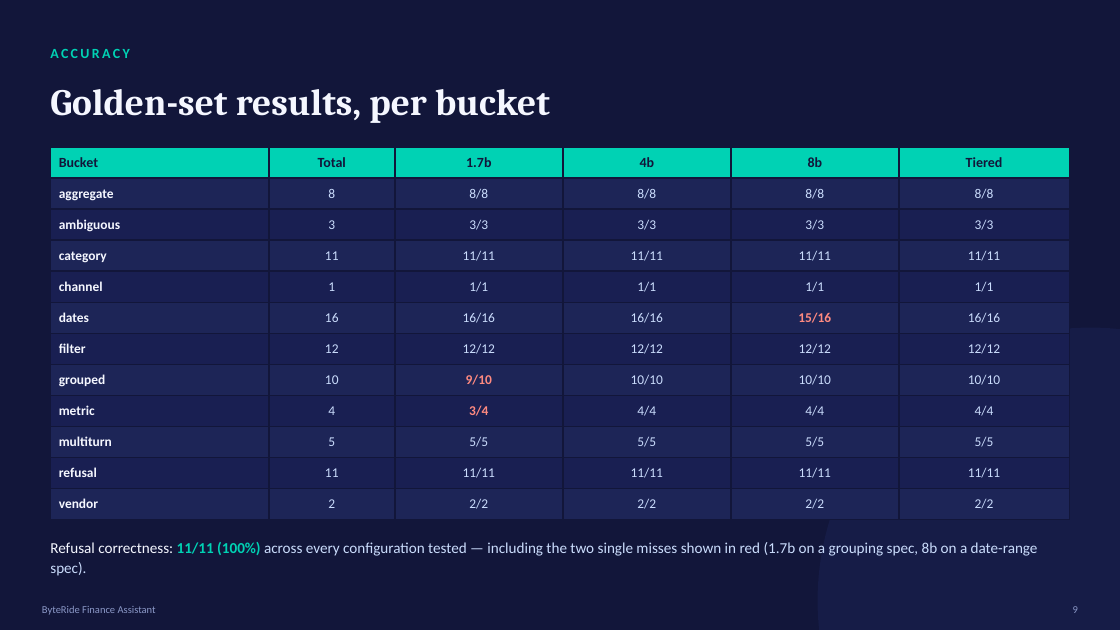
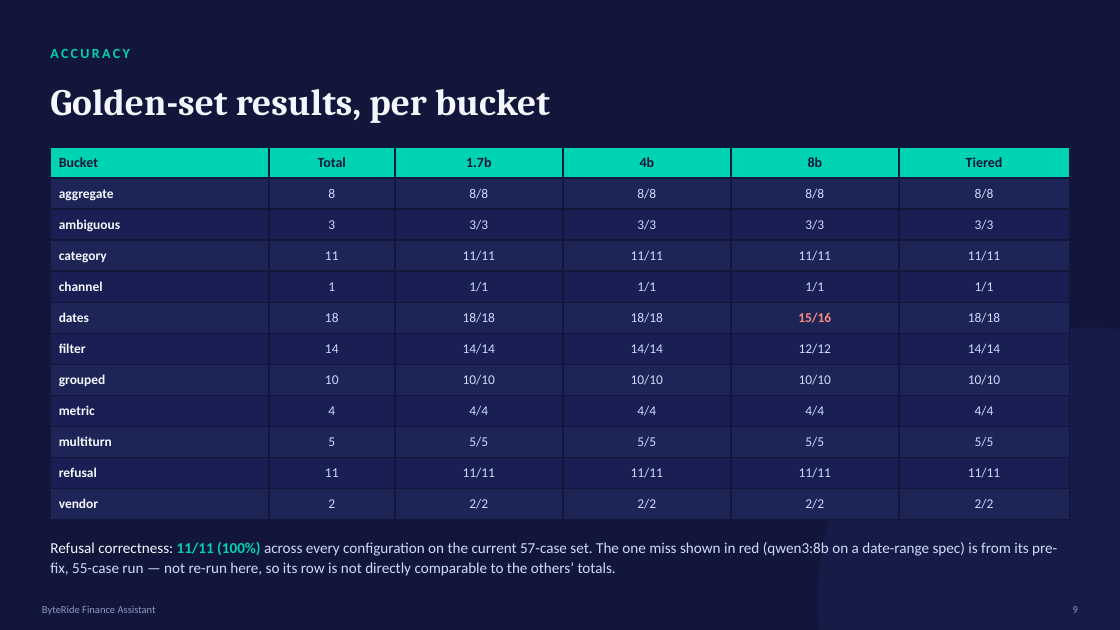
Before and after one commit to Aahan215/ByteRideFinanceAssistant, a slide deck: slide 9 of docs/deck.pptx. Drawn at 1120x630 pixels with LibreOffice and Linux fonts; fonts in the diff are those of the drawing. Boxes give left, top, right and bottom in pixels: in the first picture for what was removed or moved away, otherwise in the second. Text is boxed around its words. In the diff, an @@ line names an element or a change of style, - is before the commit and + after.

```diff
--- a/docs/deck.pptx
+++ b/docs/deck.pptx
@@ table at box(50, 147, 1070, 521) @@
-row 6: dates | 16 | 16/16 | 16/16 | 15/16 | 16/16
+row 6: dates | 18 | 18/18 | 18/18 | 15/16 | 18/18
-row 7: filter | 12 | 12/12 | 12/12 | 12/12 | 12/12
+row 7: filter | 14 | 14/14 | 14/14 | 12/12 | 14/14
-row 8, column 3: 9/10
+row 8, column 3: 10/10
-row 9, column 3: 3/4
+row 9, column 3: 4/4
@@ text at box(50, 542, 1057, 576): text changed @@
-Refusal correctness: 11/11 (100%) across every configuration tested — including the two single misses shown in red (1.7b on a grouping spec, 8b on a date-range spec).
+Refusal correctness: 11/11 (100%) across every configuration on the current 57-case set. The one miss shown in red (qwen3:8b on a date-range spec) is from its pre-fix, 55-case run — not re-run here, so its row is not directly comparable to the others’ totals.
```
Also in this commit, not shown: 2 other slides changed, 4 other files.
